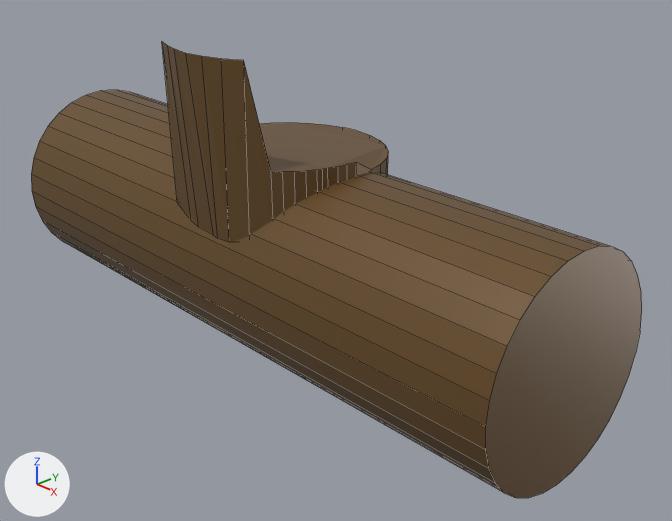
The Blender file Log Bench.blend, before and after one commit.
Camera for both pictures: a camera (50 mm lens) standing at (6.48, -5.4, 3.57) and looking at (0.52, 0.21, -0.02). Lighting does not change. The marker at lower left points along +X, +Y and +Z. The older version comes first. Mesh edges are drawn as thin lines.
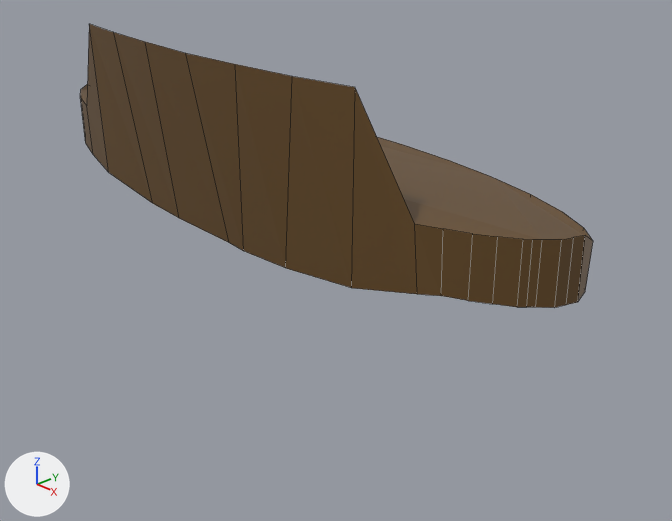
Commit message: Bench Fixed

Where the change shows, as pixel boxes [x1, y1, x2, y2] in the pictures (672 x 521 px):
'Cylinder', deleted (brown)
    before: [31, 90, 642, 498]
'Cylinder.001', rescaled (126% wider, 42% taller)
    before: [162, 42, 388, 242]
    after: [80, 24, 593, 308]

Edits to the bpy script that builds the scene:
```text
Remove ob_cylinder:
    ob_cylinder = bpy.data.objects.new('Cylinder', me_cylinder)
    ob_cylinder.location = (0.0, 0.0, 0.0)
    ob_cylinder.rotation_euler = (0.0, -1.571, 0.0)  # degrees (0, -90, 0)
    ob_cylinder.scale = (1.0, 1.0, 3.29)
Change ob_cylinder_001:
    ob_cylinder_001.scale: (1.0, 1.0, 0.2) -> (3.28, 1.0, 0.2)
```
